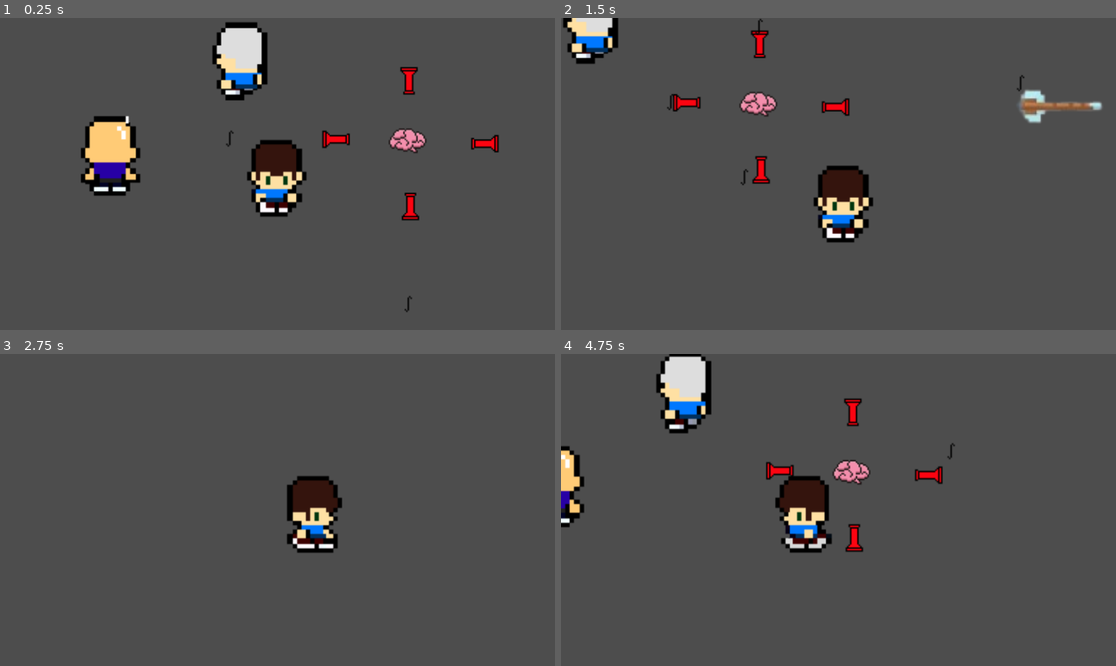
Above: before the commit, frames 1-4 (two rows, left to right).
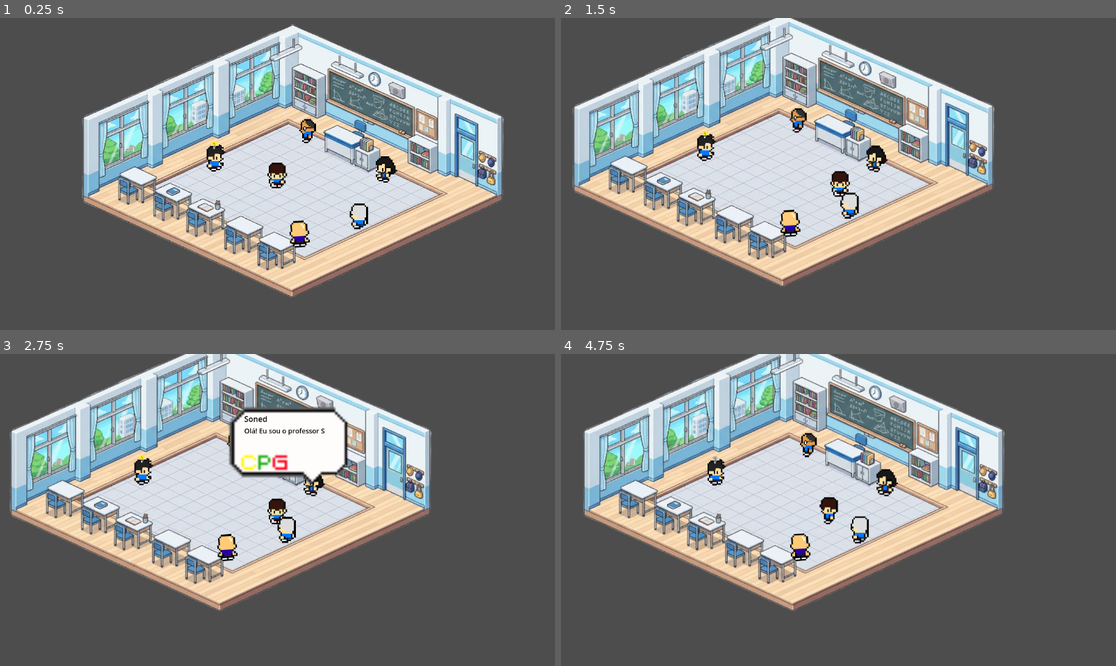
Above: after the commit, the same moments.

Repository: TobsBP/CPG
Game: Godot game, scene res://Map/StudyRoom/study_room.tscn
Two runs of this game, one before a commit and one after it. Both use one fixed random seed, a clock stepped at 60 frames per second and the inputs below. Before the commit the project starts from res://node_2d.tscn.
Inputs:
- Up to frame 1 (0.25 s): no input
- Up to frame 2 (1.5 s): tap Enter (ui_accept) at 0.5, 0.77 s; hold Right (ui_right) 0.53-1.28 s; hold Down (ui_down) from 1.28 s (still down)
- Up to frame 3 (2.75 s): tap Enter (ui_accept) at 1.52 s; release Down (ui_down) at 2.03 s; hold Right (ui_right) from 2.03 s (still down)
- Up to frame 4 (4.75 s): release Right (ui_right) at 2.78 s; hold Up (ui_up) 2.78-3.53 s; tap Enter (ui_accept) at 3.02, 3.77, 4.52 s; hold Left (ui_left) from 3.53 s (still down)

The runs differ from the first frame. In frame 1, 43% of the frame differs, in the area x 14-91%, y 1-95%; in frame 2, 44%, in the area x 0-98%, y 0-86%; in frame 3, 42%; in frame 4, 44%.

Commit message:
feat: teatchers room

Diff:
--- a/Map/StudyRoom/study_room.tscn
+++ b/Map/StudyRoom/study_room.tscn
@@ -2,6 +2,12 @@
 
 [ext_resource type="Texture2D" uid="uid://bpkgicu0ew02k" path="res://Map/assets/Sala_de_aula.png" id="1_ykd7e"]
 [ext_resource type="PackedScene" uid="uid://d1ucxt6cg1t68" path="res://player/player.tscn" id="2_vxvti"]
+[ext_resource type="PackedScene" uid="uid://b5t8fsooxtesq" path="res://teacher/Soned.tscn" id="3_6gcom"]
+[ext_resource type="PackedScene" uid="uid://cceo18ixkt0nb" path="res://teacher/Chris.tscn" id="4_r1ur4"]
+[ext_resource type="PackedScene" uid="uid://ce0egjdvm68tb" path="res://teacher/Jonas.tscn" id="5_1sctq"]
+[ext_resource type="PackedScene" uid="uid://bker25lj7f8yt" path="res://teacher/Ynoguti.tscn" id="6_aje4m"]
+[ext_resource type="PackedScene" uid="uid://bsv42pg4nrsmd" path="res://teacher/Renzo.tscn" id="7_bb6jf"]
+[ext_resource type="PackedScene" uid="uid://cb56nl8ct6jsg" path="res://dialog/dialog_box.tscn" id="8_r1ur4"]
 
 [node name="StudyRoom" type="Node2D" unique_id=1360594180]
 position = Vector2(4, 0)
@@ -52,4 +58,23 @@
 [node name="Player" parent="." unique_id=146193485 instance=ExtResource("2_vxvti")]
 position = Vector2(493, 347)
 
+[node name="Soned" parent="." unique_id=257366994 instance=ExtResource("3_6gcom")]
+position = Vector2(665, 436)
+
+[node name="Chris" parent="." unique_id=436781843 instance=ExtResource("4_r1ur4")]
+position = Vector2(540, 472)
+rotation = -0.06283186
+
+[node name="Jonas" parent="." unique_id=1308902939 instance=ExtResource("5_1sctq")]
+position = Vector2(716, 338)
+
+[node name="Ynoguti" parent="." unique_id=110407667 instance=ExtResource("6_aje4m")]
+position = Vector2(557, 256)
+
+[node name="Renzo" parent="." unique_id=1396681111 instance=ExtResource("7_bb6jf")]
+position = Vector2(365, 315)
+
+[node name="DialogBox" parent="." unique_id=2142205419 instance=ExtResource("8_r1ur4")]
+visible = false
+
 [connection signal="body_entered" from="Colissions/Area2" to="Player" method="_on_area_2_body_entered"]
--- a/dialog/dialog_box.gd
+++ b/dialog/dialog_box.gd
@@ -29,9 +29,12 @@
 func _position_above(world_pos: Vector2) -> void:
 	var screen_pos: Vector2 = get_viewport().get_canvas_transform() * world_pos
 	var panel: Control = $Panel
+	# Salva tamanho antes de resetar anchors
+	var saved_size := panel.size
 	panel.set_anchors_preset(Control.PRESET_TOP_LEFT)
-	# Centraliza o balão horizontalmente e posiciona acima da cabeça
-	panel.position = screen_pos - Vector2(panel.size.x / 2.0, panel.size.y + 10.0)
+	panel.size = saved_size
+	# Centraliza horizontalmente, posiciona acima da cabeça do professor
+	panel.position = screen_pos - Vector2(saved_size.x / 2.0, saved_size.y + 10.0)
 
 func _show_line(index: int) -> void:
 	_full_text = _lines[index]
--- a/player/player.tscn
+++ b/player/player.tscn
@@ -18,6 +18,30 @@
 atlas = ExtResource("3_g1dw6")
 region = Rect2(200, 75, 50, 75)
 
+[sub_resource type="AtlasTexture" id="AtlasTexture_dl1"]
+atlas = ExtResource("3_g1dw6")
+region = Rect2(250, 225, 50, 75)
+
+[sub_resource type="AtlasTexture" id="AtlasTexture_dl2"]
+atlas = ExtResource("3_g1dw6")
+region = Rect2(250, 150, 50, 75)
+
+[sub_resource type="AtlasTexture" id="AtlasTexture_dl3"]
+atlas = ExtResource("3_g1dw6")
+region = Rect2(250, 75, 50, 75)
+
+[sub_resource type="AtlasTexture" id="AtlasTexture_dr1"]
+atlas = ExtResource("3_g1dw6")
+region = Rect2(150, 225, 50, 75)
+
+[sub_resource type="AtlasTexture" id="AtlasTexture_dr2"]
+atlas = ExtResource("3_g1dw6")
+region = Rect2(150, 150, 50, 75)
+
+[sub_resource type="AtlasTexture" id="AtlasTexture_dr3"]
+atlas = ExtResource("3_g1dw6")
+region = Rect2(150, 75, 50, 75)
+
 [sub_resource type="AtlasTexture" id="AtlasTexture_g6k8r"]
 atlas = ExtResource("3_g1dw6")
 region = Rect2(300, 225, 50, 75)
@@ -54,6 +78,18 @@
 atlas = ExtResource("3_g1dw6")
 region = Rect2(0, 75, 50, 75)
 
+[sub_resource type="AtlasTexture" id="AtlasTexture_ul1"]
+atlas = ExtResource("3_g1dw6")
+region = Rect2(350, 225, 50, 75)
+
+[sub_resource type="AtlasTexture" id="AtlasTexture_ul2"]
+atlas = ExtResource("3_g1dw6")
+region = Rect2(350, 150, 50, 75)
+
+[sub_resource type="AtlasTexture" id="AtlasTexture_ul3"]
+atlas = ExtResource("3_g1dw6")
+region = Rect2(350, 75, 50, 75)
+
 [sub_resource type="AtlasTexture" id="AtlasTexture_ur1"]
 atlas = ExtResource("3_g1dw6")
 region = Rect2(50, 225, 50, 75)
@@ -65,42 +101,6 @@
 [sub_resource type="AtlasTexture" id="AtlasTexture_ur3"]
 atlas = ExtResource("3_g1dw6")
 region = Rect2(50, 75, 50, 75)
-
-[sub_resource type="AtlasTexture" id="AtlasTexture_dr1"]
-atlas = ExtResource("3_g1dw6")
-region = Rect2(150, 225, 50, 75)
-
-[sub_resource type="AtlasTexture" id="AtlasTexture_dr2"]
-atlas = ExtResource("3_g1dw6")
-region = Rect2(150, 150, 50, 75)
-
-[sub_resource type="AtlasTexture" id="AtlasTexture_dr3"]
-atlas = ExtResource("3_g1dw6")
-region = Rect2(150, 75, 50, 75)
-
-[sub_resource type="AtlasTexture" id="AtlasTexture_dl1"]
-atlas = ExtResource("3_g1dw6")
-region = Rect2(250, 225, 50, 75)
-
-[sub_resource type="AtlasTexture" id="AtlasTexture_dl2"]
-atlas = ExtResource("3_g1dw6")
-region = Rect2(250, 150, 50, 75)
-
-[sub_resource type="AtlasTexture" id="AtlasTexture_dl3"]
-atlas = ExtResource("3_g1dw6")
-region = Rect2(250, 75, 50, 75)
-
-[sub_resource type="AtlasTexture" id="AtlasTexture_ul1"]
-atlas = ExtResource("3_g1dw6")
-region = Rect2(350, 225, 50, 75)
-
-[sub_resource type="AtlasTexture" id="AtlasTexture_ul2"]
-atlas = ExtResource("3_g1dw6")
-region = Rect2(350, 150, 50, 75)
-
-[sub_resource type="AtlasTexture" id="AtlasTexture_ul3"]
-atlas = ExtResource("3_g1dw6")
-region = Rect2(350, 75, 50, 75)
 
 [sub_resource type="SpriteFrames" id="SpriteFrames_kb6p2"]
 animations = [{
@@ -120,6 +120,34 @@
 }, {
 "frames": [{
 "duration": 1.0,
+"texture": SubResource("AtlasTexture_dl1")
+}, {
+"duration": 1.0,
+"texture": SubResource("AtlasTexture_dl2")
+}, {
+"duration": 1.0,
+"texture": SubResource("AtlasTexture_dl3")
+}],
+"loop": true,
+"name": &"down_left",
+"speed": 5.0
+}, {
+"frames": [{
+"duration": 1.0,
+"texture": SubResource("AtlasTexture_dr1")
+}, {
+"duration": 1.0,
+"texture": SubResource("AtlasTexture_dr2")
+}, {
+"duration": 1.0,
+"texture": SubResource("AtlasTexture_dr3")
+}],
+"loop": true,
+"name": &"down_right",
+"speed": 5.0
+}, {
+"frames": [{
+"duration": 1.0,
 "texture": SubResource("AtlasTexture_g6k8r")
 }, {
 "duration": 1.0,
@@ -162,6 +190,20 @@
 }, {
 "frames": [{
 "duration": 1.0,
+"texture": SubResource("AtlasTexture_ul1")
+}, {
+"duration": 1.0,
+"texture": SubResource("AtlasTexture_ul2")
+}, {
+"duration": 1.0,
+"texture": SubResource("AtlasTexture_ul3")
+}],
+"loop": true,
+"name": &"up_left",
+"speed": 5.0
+}, {
+"frames": [{
+"duration": 1.0,
 "texture": SubResource("AtlasTexture_ur1")
 }, {
 "duration": 1.0,
@@ -172,48 +214,6 @@
 }],
 "loop": true,
 "name": &"up_right",
-"speed": 5.0
-}, {
-"frames": [{
-"duration": 1.0,
-"texture": SubResource("AtlasTexture_dr1")
-}, {
-"duration": 1.0,
-"texture": SubResource("AtlasTexture_dr2")
-}, {
-"duration": 1.0,
-"texture": SubResource("AtlasTexture_dr3")
-}],
-"loop": true,
-"name": &"down_right",
-"speed": 5.0
-}, {
-"frames": [{
-"duration": 1.0,
-"texture": SubResource("AtlasTexture_dl1")
-}, {
-"duration": 1.0,
-"texture": SubResource("AtlasTexture_dl2")
-}, {
-"duration": 1.0,
-"texture": SubResource("AtlasTexture_dl3")
-}],
-"loop": true,
-"name": &"down_left",
-"speed": 5.0
-}, {
-"frames": [{
-"duration": 1.0,
-"texture": SubResource("AtlasTexture_ul1")
-}, {
-"duration": 1.0,
-"texture": SubResource("AtlasTexture_ul2")
-}, {
-"duration": 1.0,
-"texture": SubResource("AtlasTexture_ul3")
-}],
-"loop": true,
-"name": &"up_left",
 "speed": 5.0
 }]
 
@@ -230,6 +230,5 @@
 animation = &"down"
 
 [node name="Camera2D" type="Camera2D" parent="." unique_id=2001234567]
-zoom = Vector2(3, 3)
 position_smoothing_enabled = true
 position_smoothing_speed = 8.0
--- a/project.godot
+++ b/project.godot
@@ -11,7 +11,7 @@
 [application]
 
 config/name="game"
-run/main_scene="uid://cvwrfokt5v8ue"
+run/main_scene="uid://s20eglmx2lgm"
 config/features=PackedStringArray("4.6", "Forward Plus")
 config/icon="res://icon.svg"
 
